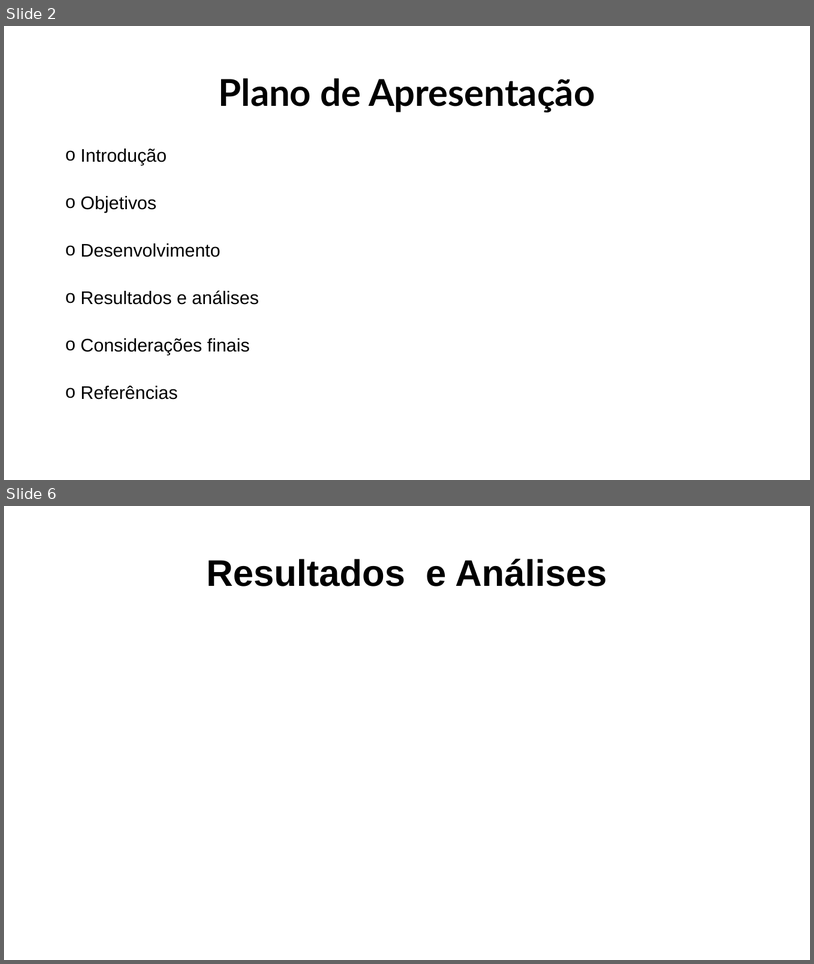
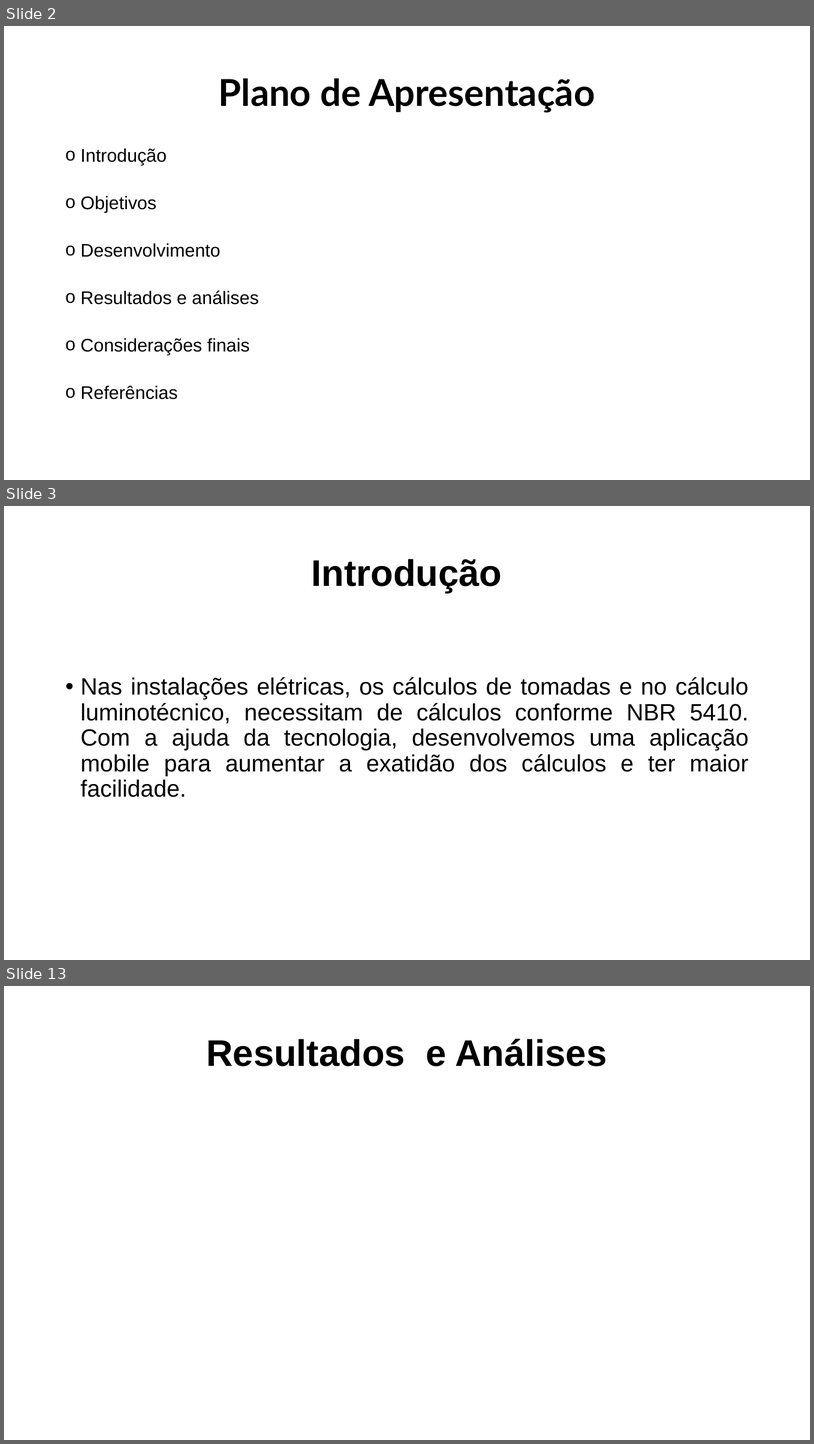
Before and after one commit to GianluccaCampana/Tcc, a slide deck: capa DVD/Modelo de Apresentacao CPS - ETEC ZL.pptx. Shown one above the other, each under a label of ours: slides 2 and 6 before the commit, slides 2, 3 and 13 after it; the slides between them are not shown. The pictures are 814x964 and 814x1444 pixels, drawn with LibreOffice and Linux fonts; fonts in the diff are those of the drawing; background and template pictures are left out. Boxes give left, top, right and bottom in pixels: in the first picture for what was removed or moved away, otherwise in the second. Text is boxed around its words. In the diff, an @@ line names an element or a change of style, - is before the commit and + after.

```diff
--- a/capa DVD/Modelo de Apresentacao CPS - ETEC ZL.pptx
+++ b/capa DVD/Modelo de Apresentacao CPS - ETEC ZL.pptx
@@ slide 3 added at <box>4,506,810,960</box>, background #FFFFFF @@
@@ title added at <box>312,559,503,593</box>, 44 pt, text #000000, bold @@
+Introdução
@@ text added at <box>81,677,749,797</box>, 28 pt, text #000000 @@
+• Nas instalações elétricas, os cálculos de tomadas e no cálculo luminotécnico, necessitam de cálculos conforme NBR 5410. Com a ajuda da tecnologia, desenvolvemos uma aplicação mobile para aumentar a exatidão dos cálculos e ter maior facilidade.
@@ what was slide 6 is now slide 13 @@
```
Also in this commit, not shown: 1 slide changed, 11 other slides added, 5 slides removed, 6 other files.
